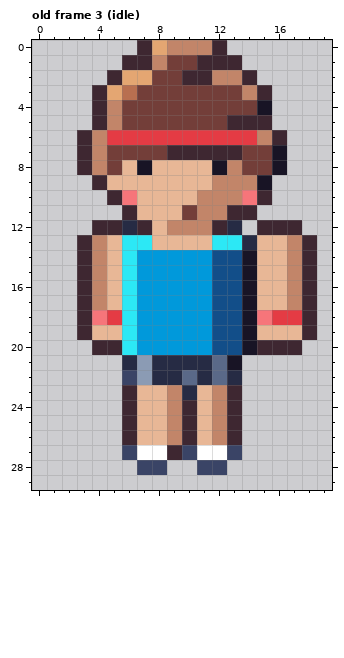
Two states of a pixel-art file, art/skins-animals/social-jogger-dog-owner@50.aseprite. The picture above was drawn from the file before the commit.
20x30 pixels, 4 frames. Shown: old frame 3 (idle). The commit also changed other frames, which this record leaves out.
The same view after the edit:
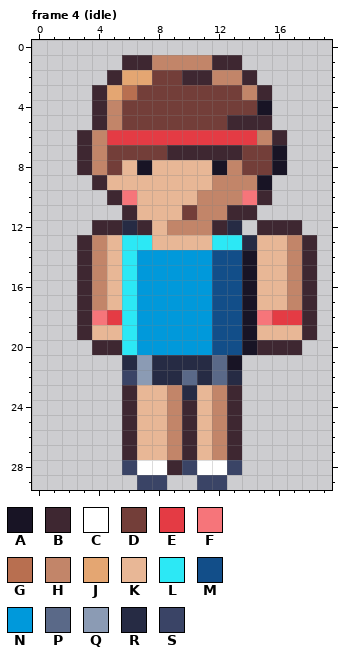
Palette (. is transparent): A #181425  B #3e2731  C #ffffff  D #733e39  E #e43b44  F #f6757a  G #b86f50  H #c28569  J #e4a672  K #e8b796  L #2ce8f5  M #124e89  N #0099db  P #5a6988  Q #8b9bb4  R #262b44  S #3a4466
A new or re-ordered frame is compared with the old frame closest to it.
Changes in this commit:
frames re-ordered
Frame 4 (idle) against old frame 3 (idle):
y 0: x 7..12 BJHHHB -> ......
y 1: x 9..11 DDB -> HHH
y 27: x 6..13 SCCBSCCS -> BKKHBKHB
y 28: x 6..13 .SS..SS. -> SCCBSCCS
y 29: x 7..8 .. -> SS; x 11..12 .. -> SS
Pixel boxes of the changes (left, top, right, bottom) in both pictures:
changed: (137, 40, 227, 70)
changed: (122, 445, 242, 490)
